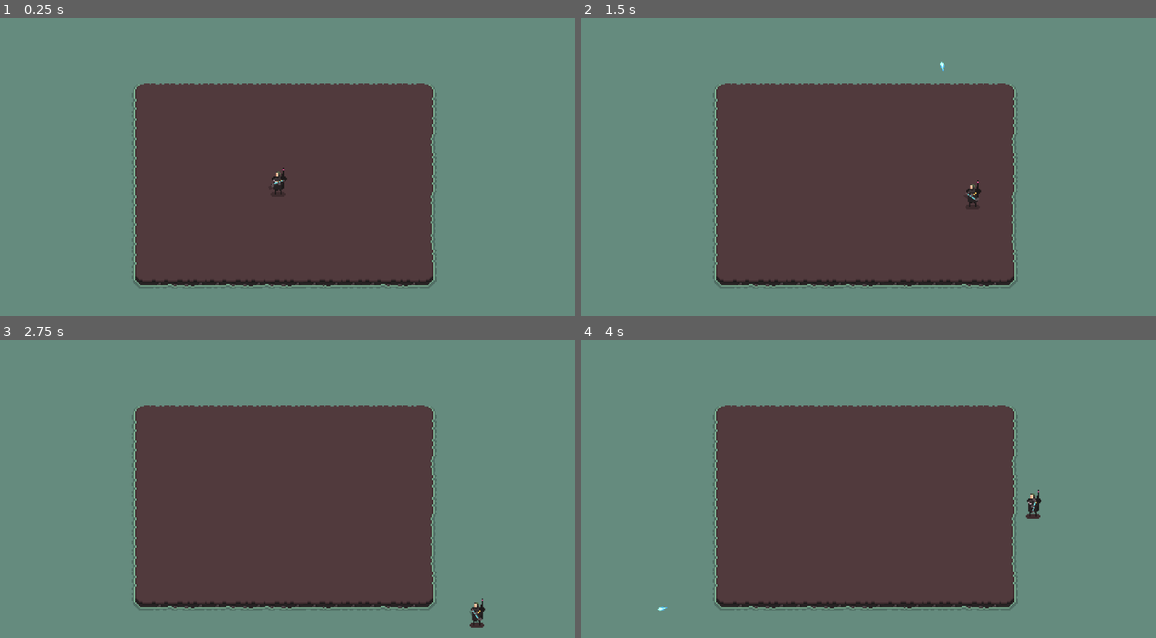
Above: before the commit, frames 1-4 (two rows, left to right).
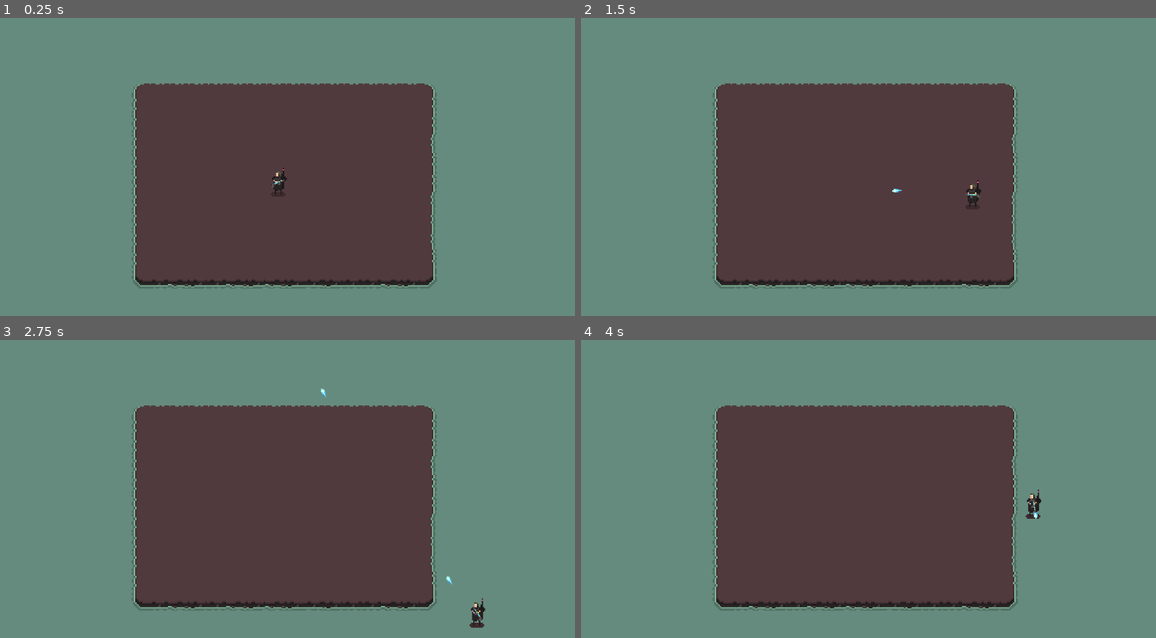
Above: after the commit, the same moments.

Repository: gablaroche29/arena-chaos
Game: Godot game, scene res://scenes/main_scene.tscn
The game is run twice, just before and just after one commit, with the same random seed, the same clock (stepped at 60 frames per second) and the same inputs. The engine's default icon, where the game draws it, is replaced by a stand-in: a white triangle on a blue panel in a dark square.
Inputs (mouse positions are in pixels of both pictures, inside the frame that each line leads up to):
- Up to frame 1 (0.25 s): no input
- Up to frame 2 (1.5 s): tap Enter at 0.5 s; move the mouse to (995, 164) at 0.52 s; press the mouse at (995, 164) at 0.53 s; hold D (walk_right) 0.53-1.28 s; move the mouse to (747, 196) at 1.27 s; release the mouse at (747, 196) at 1.28 s; hold S (walk_down) from 1.28 s (still down); click (747, 196) at 1.35 s
- Up to frame 3 (2.75 s): move the mouse to (345, 432) at 2.02 s; release S (walk_down) at 2.03 s; press the mouse at (345, 432) at 2.03 s; hold D (walk_right) from 2.03 s (still down)
- Up to frame 4 (4 s): move the mouse to (834, 569) at 2.77 s; release D (walk_right) at 2.78 s; release the mouse at (834, 569) at 2.78 s; hold W (walk_up) 2.78-3.53 s; click (834, 569) at 2.85 s; move the mouse to (1041, 551) at 3.52 s; press the mouse at (1041, 551) at 3.53 s; hold A (walk_left) from 3.53 s (still down)

The runs differ from the first frame. In frame 1, less than 0.1% of the frame differs, in the area x 47-50%, y 54-57%; in frame 2, less than 0.1%; in frame 3, less than 0.1%, in the area x 55-84%, y 16-95%; in frame 4, less than 0.1%.

Commit message:
refactor: make the gun rotation good

Diff:
--- a/scenes/props/gun/gun.gd
+++ b/scenes/props/gun/gun.gd
@@ -3,18 +3,25 @@
 const bullet_scene = preload("res://scenes/props/bullet/bullet.tscn")
 
 @onready var RotationOffset: Node2D = $RotationOffset
-@onready var SpriteShadow: Sprite2D = $RotationOffset/Sprite2D/shadow
 @onready var ShootPos: Marker2D = $RotationOffset/Sprite2D/shoot_pos
 
-var time_between_shot: float = 0.25
+var time_between_shot: float = 0.20
+var rotation_speed: float = 50
 var can_shoot: bool = true
 
 func _ready() -> void:
 	$ShootTimer.wait_time = time_between_shot
 
 func _physics_process(delta: float) -> void:
-	RotationOffset.rotation = lerp_angle(RotationOffset.rotation, (get_global_mouse_position() - global_position).angle(), 6.5 * delta)
-	SpriteShadow.position = Vector2(-2, 2).rotated(-RotationOffset.rotation)
+	var dir = get_global_mouse_position() - global_position
+	var target_angle = dir.angle()
+
+	RotationOffset.rotation = lerp_angle(RotationOffset.rotation, (get_global_mouse_position() - global_position).angle(), rotation_speed * delta)
+
+	if target_angle > PI/2 or target_angle < -PI/2:
+		RotationOffset.scale.y = -1
+	else:
+		RotationOffset.scale.y = 1
 
 	if InputManager.is_shooting() and can_shoot:
 		_shoot()
--- a/scenes/props/gun/gun.tscn
+++ b/scenes/props/gun/gun.tscn
@@ -11,15 +11,11 @@
 [node name="Sprite2D" type="Sprite2D" parent="RotationOffset"]
 texture = ExtResource("1_knwv5")
 
-[node name="shadow" type="Sprite2D" parent="RotationOffset/Sprite2D"]
-modulate = Color(0, 0, 0, 0.215686)
-z_index = -1
-texture = ExtResource("1_knwv5")
-
 [node name="shoot_pos" type="Marker2D" parent="RotationOffset/Sprite2D"]
 position = Vector2(6, -1)
 
 [node name="ShootTimer" type="Timer" parent="."]
+wait_time = 0.25
 one_shot = true
 
 [connection signal="timeout" from="ShootTimer" to="." method="_on_shoot_timer_timeout"]
--- a/scripts/globals/input_manager.gd
+++ b/scripts/globals/input_manager.gd
@@ -9,4 +9,4 @@
 	return direction != Vector2.ZERO
 
 func is_shooting() -> bool:
-	return Input.is_action_just_pressed("shoot")
+	return Input.is_action_pressed("shoot")
